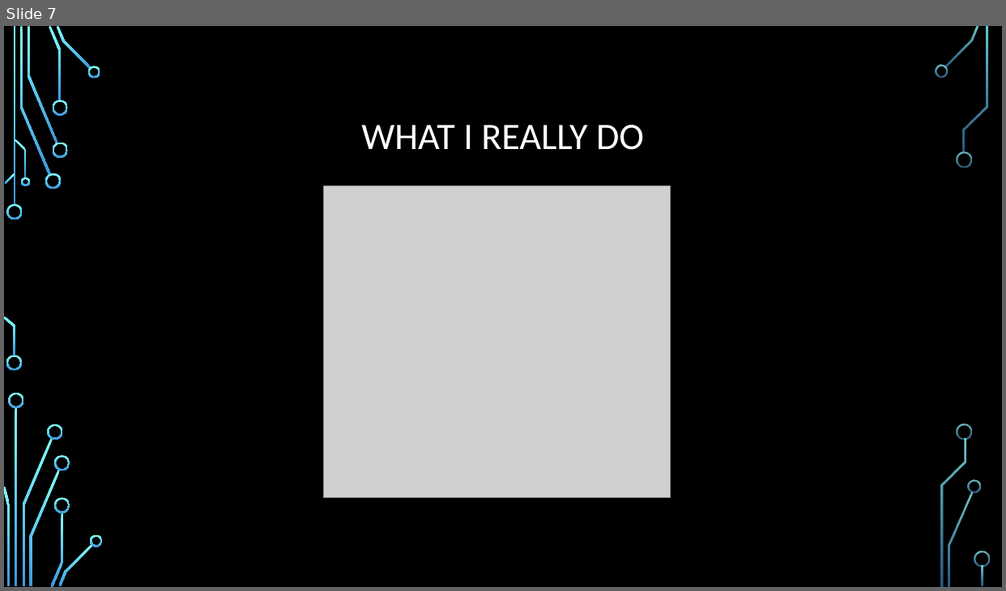
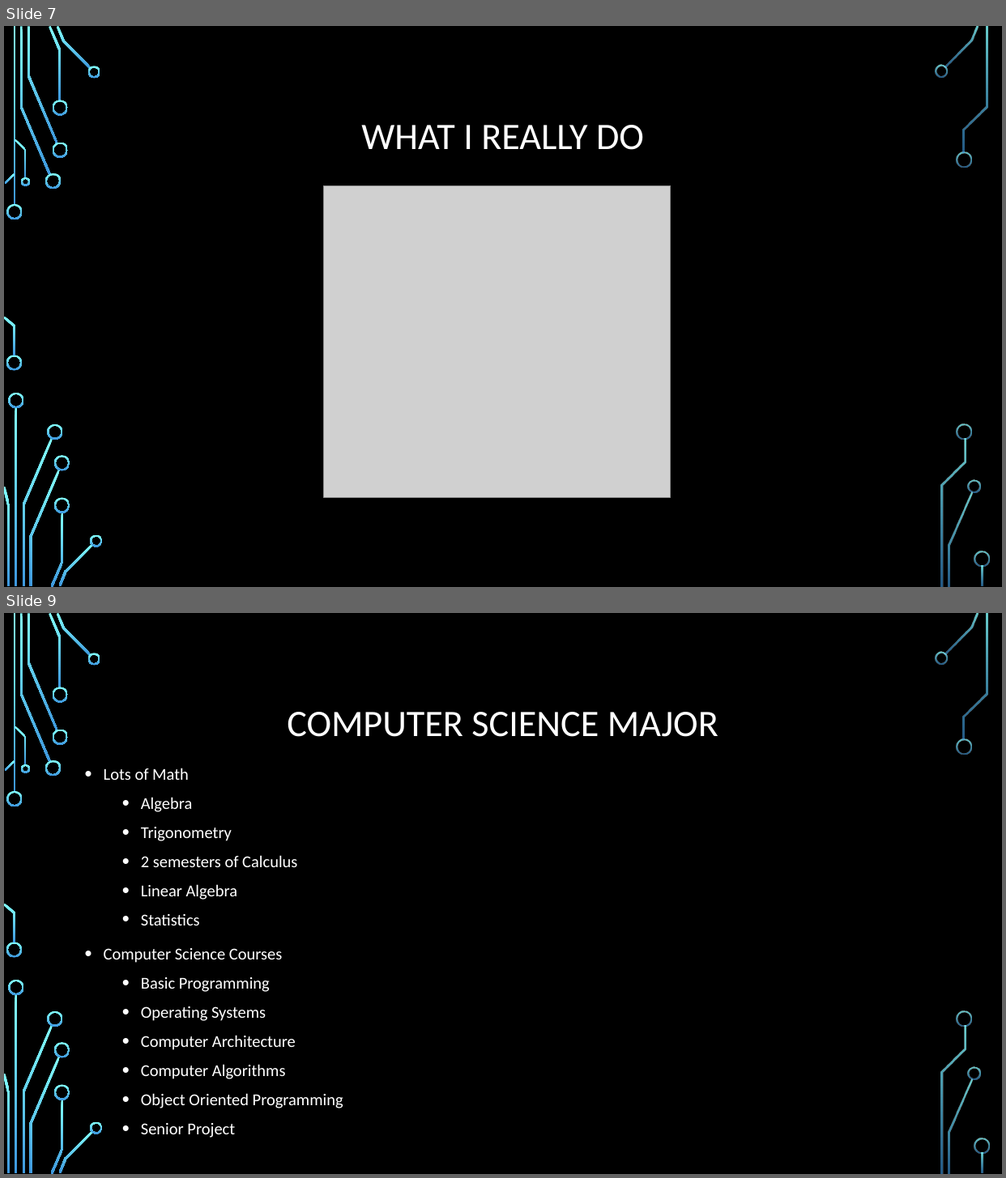
Before and after one commit to daviddcbud/TrainingApp, a slide deck: PowerPointSlids.pptx. Shown one above the other, each under a label of ours: slide 7 before the commit, slides 7 and 9 after it; the slides between them are not shown. The pictures are 1006x591 and 1006x1178 pixels, drawn with LibreOffice and Linux fonts; fonts in the diff are those of the drawing; grey boxes stand for pictures; background and template pictures are left out. Boxes give left, top, right and bottom in pixels: in the first picture for what was removed or moved away, otherwise in the second. Text is boxed around its words. In the diff, an @@ line names an element or a change of style, - is before the commit and + after.

```diff
--- a/PowerPointSlids.pptx
+++ b/PowerPointSlids.pptx
@@ slide 9 added at (4, 613, 1002, 1174), background picture (left out); not listed: 36 template elements that a slide beside it also shows @@
@@ title added at (287, 712, 718, 737), 36 pt, text #FFFFFF @@
+COMPUTER SCIENCE MAJOR
@@ text added at (104, 768, 343, 1138), 16 pt, text #FFFFFF @@
+• Lots of Math
+  • Algebra
+  • Trigonometry
+  • 2 semesters of Calculus
+  • Linear Algebra
+  • Statistics
+• Computer Science Courses
+  • Basic Programming
+  • Operating Systems
+  • Computer Architecture
+  • Computer Algorithms
+  • Object Oriented Programming
+  • Senior Project
```
Also in this commit, not shown: 1 slide changed, 6 other slides added, 1 other file.
